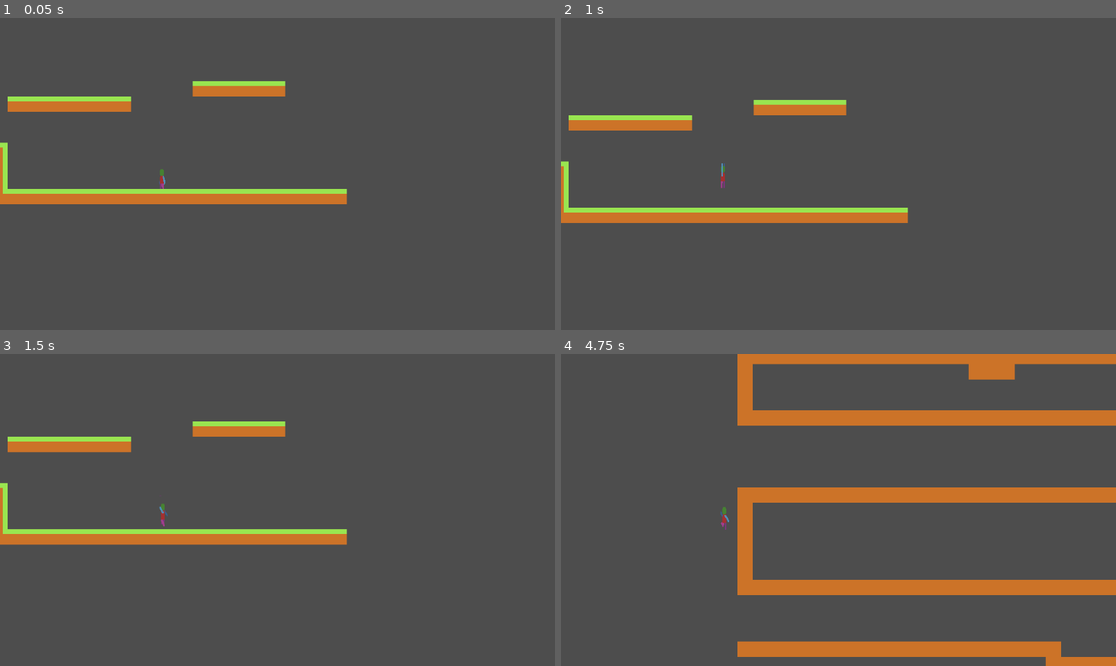
Above: before the commit, frames 1-4 (two rows, left to right).
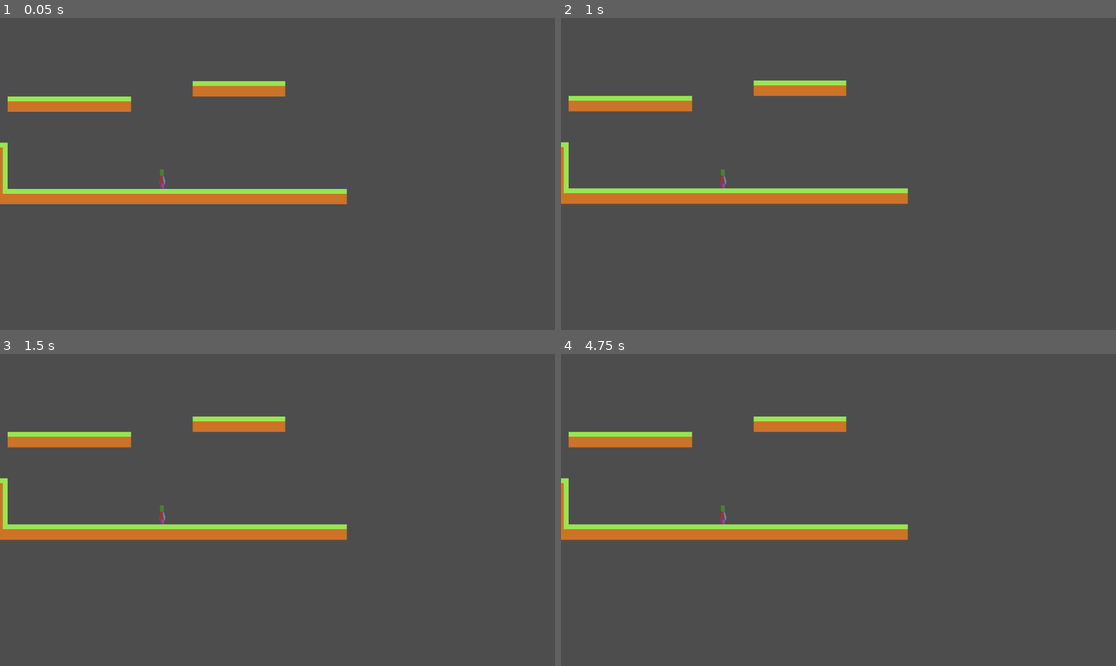
Above: after the commit, the same moments.

Repository: Koquin/Plane
Game: Godot game, scene res://scenes/world/world.tscn
The game is run twice, just before and just after one commit, with the same random seed, the same clock (stepped at 60 frames per second) and the same inputs.
Inputs:
- Up to frame 1 (0.05 s): no input
- Up to frame 2 (1 s): tap Enter at 0.5 s; hold D (move_right) from 0.53 s (still down); hold Space (jump) from 0.53 s (still down)
- Up to frame 3 (1.5 s): keep holding D (move_right); release Space (jump) at 1.28 s; tap Space (jump) at 1.35 s
- Up to frame 4 (4.75 s): tap Space (jump) at 1.52, 1.82, 2.85, 3.02, 3.32, 4.35, 4.52 s; release D (move_right) at 2.03 s; hold A (move_left) 2.03-2.78 s; hold Space (jump) 2.03-2.78 s; hold D (move_right) 2.78-4.28 s; hold Space (jump) 3.53-4.28 s; hold A (move_left) from 4.28 s (still down)

Frame 1 is identical in both runs. In frame 2, 10% of the frame differs, in the area x 0-63%, y 20-66%; in frame 3, 5.0%; in frame 4, 22%, in the area x 0-100%, y 0-100%.

Commit message:
chore(Player): Organizing the state machine/Creating the base for idle and turn states

Diff:
--- a/scenes/player/player.tscn
+++ b/scenes/player/player.tscn
@@ -1,13 +1,16 @@
-[gd_scene load_steps=36 format=3 uid="uid://bwkg4xy2sxpng"]
+[gd_scene load_steps=52 format=3 uid="uid://bwkg4xy2sxpng"]
 
 [ext_resource type="Script" uid="uid://bfjj4j7xo0utd" path="res://scripts/player/Player.gd" id="1_x1sy7"]
 [ext_resource type="Script" uid="uid://demne7pukhv2c" path="res://scenes/player/camera2d.gd" id="2_kvlxm"]
 [ext_resource type="Texture2D" uid="uid://p7pqsq4oxuho" path="res://art/character/BasePersonagem.png" id="3_4d7sh"]
 [ext_resource type="Script" uid="uid://vfhdklamj5nm" path="res://scripts/core/StateMachine.gd" id="4_q6r6c"]
-[ext_resource type="Script" uid="uid://dv0f4pbm3m38i" path="res://scripts/player/idle_facing_right_right_foot_front.gd" id="5_jx0ln"]
+[ext_resource type="Script" uid="uid://dv0f4pbm3m38i" path="res://scripts/player/state_machine/idle/idle_1.gd" id="5_jx0ln"]
 [ext_resource type="Script" uid="uid://dd8f86cbnnl51" path="res://scripts/player/IdleState.gd" id="5_kdubu"]
 [ext_resource type="Script" uid="uid://dri6uuwtbbl5o" path="res://scripts/player/RunningState.gd" id="6_kdubu"]
+[ext_resource type="Script" uid="uid://dwnx5crfb53ro" path="res://scripts/player/state_machine/idle/idle_2.gd" id="7_uf5tr"]
+[ext_resource type="Script" uid="uid://bjetvnxajl28j" path="res://scripts/player/state_machine/idle/idle_3.gd" id="8_lgqa7"]
 [ext_resource type="Script" uid="uid://b6th03kefbktr" path="res://scripts/player/FallingState.gd" id="8_rj586"]
+[ext_resource type="Script" uid="uid://mvkvywwkbt3w" path="res://scripts/player/state_machine/idle/idle_4.gd" id="9_8ydkj"]
 [ext_resource type="Script" uid="uid://hvp3h3gk2vky" path="res://scripts/player/TryingToHangState.gd" id="9_ir8iy"]
 [ext_resource type="Script" uid="uid://dh55gpmoh3gxm" path="res://scripts/player/RecoveringFromLowFallState.gd" id="10_ir8iy"]
 [ext_resource type="Script" uid="uid://buptolj7m0xe2" path="res://scripts/player/PreparingToJumpFromRunningState.gd" id="11_hqns4"]
@@ -17,100 +20,14 @@
 [ext_resource type="Script" uid="uid://coi0jsejqaxgj" path="res://scripts/player/JumpingFromRunningState.gd" id="14_nr8wp"]
 [ext_resource type="Script" uid="uid://bn60uu1tcgipv" path="res://scripts/player/JumpingFromHanggingState.gd" id="15_d2bti"]
 [ext_resource type="Script" uid="uid://bwaxbsn1chuwh" path="res://scripts/player/ClimbingLedgeState.gd" id="15_sm1rv"]
+[ext_resource type="Script" uid="uid://b3jrd1ef6h4w4" path="res://scripts/player/state_machine/turn/turn_1.gd" id="21_cnsyf"]
+[ext_resource type="Script" uid="uid://btbikggg6xxgy" path="res://scripts/player/state_machine/turn/turn_2.gd" id="22_007i1"]
+[ext_resource type="Script" uid="uid://b5t70krei6avv" path="res://scripts/player/state_machine/turn/turn_3.gd" id="23_6cv16"]
+[ext_resource type="Script" uid="uid://d0cvjl8ksm2lw" path="res://scripts/player/state_machine/turn/turn_4.gd" id="24_j4nxn"]
+[ext_resource type="Script" uid="uid://2y7q5hcy6hcy" path="res://scripts/player/PlayerInput.gd" id="25_007i1"]
 
 [sub_resource type="RectangleShape2D" id="RectangleShape2D_d21ai"]
 size = Vector2(136.13, 101.59041)
-
-[sub_resource type="Animation" id="Animation_4d7sh"]
-length = 0.001
-tracks/0/type = "value"
-tracks/0/imported = false
-tracks/0/enabled = true
-tracks/0/path = NodePath(".:frame_coords")
-tracks/0/interp = 1
-tracks/0/loop_wrap = true
-tracks/0/keys = {
-"times": PackedFloat32Array(0),
-"transitions": PackedFloat32Array(1),
-"update": 1,
-"values": [Vector2i(0, 1)]
-}
-tracks/1/type = "value"
-tracks/1/imported = false
-tracks/1/enabled = true
-tracks/1/path = NodePath(".:flip_h")
-tracks/1/interp = 1
-tracks/1/loop_wrap = true
-tracks/1/keys = {
-"times": PackedFloat32Array(0),
-"transitions": PackedFloat32Array(1),
-"update": 1,
-"values": [true]
-}
-tracks/2/type = "value"
-tracks/2/imported = false
-tracks/2/enabled = true
-tracks/2/path = NodePath(".:position")
-tracks/2/interp = 1
-tracks/2/loop_wrap = true
-tracks/2/keys = {
-"times": PackedFloat32Array(0),
-"transitions": PackedFloat32Array(1),
-"update": 0,
-"values": [Vector2(0, 0)]
-}
-tracks/3/type = "value"
-tracks/3/imported = false
-tracks/3/enabled = true
-tracks/3/path = NodePath("../CollisionShape2D:position")
-tracks/3/interp = 1
-tracks/3/loop_wrap = true
-tracks/3/keys = {
-"times": PackedFloat32Array(0),
-"transitions": PackedFloat32Array(1),
-"update": 0,
-"values": [Vector2(0, 5)]
-}
-tracks/4/type = "value"
-tracks/4/imported = false
-tracks/4/enabled = true
-tracks/4/path = NodePath("../CollisionShape2D:scale")
-tracks/4/interp = 1
-tracks/4/loop_wrap = true
-tracks/4/keys = {
-"times": PackedFloat32Array(0),
-"transitions": PackedFloat32Array(1),
-"update": 0,
-"values": [Vector2(0.05, 0.2)]
-}
-
-[sub_resource type="Animation" id="Animation_kvlxm"]
-resource_name = "Teste collision shape"
-length = 0.4
-tracks/0/type = "value"
-tracks/0/imported = false
-tracks/0/enabled = true
-tracks/0/path = NodePath("../CollisionShape2D:position")
-tracks/0/interp = 1
-tracks/0/loop_wrap = true
-tracks/0/keys = {
-"times": PackedFloat32Array(0.2, 0.3667, 0.4),
-"transitions": PackedFloat32Array(0.062500104, 0.028164113, 1),
-"update": 0,
-"values": [Vector2(0, -9), Vector2(0, -22), Vector2(0, 0)]
-}
-tracks/1/type = "value"
-tracks/1/imported = false
-tracks/1/enabled = true
-tracks/1/path = NodePath("../CollisionShape2D:scale")
-tracks/1/interp = 1
-tracks/1/loop_wrap = true
-tracks/1/keys = {
-"times": PackedFloat32Array(),
-"transitions": PackedFloat32Array(),
-"update": 0,
-"values": []
-}
 
 [sub_resource type="Animation" id="Animation_sm1rv"]
 resource_name = "climbing_ledge"
@@ -405,8 +322,6 @@
 
 [sub_resource type="AnimationLibrary" id="AnimationLibrary_ir8iy"]
 _data = {
-&"RESET": SubResource("Animation_4d7sh"),
-&"Teste collision shape": SubResource("Animation_kvlxm"),
 &"climbing_ledge": SubResource("Animation_sm1rv"),
 &"falling": SubResource("Animation_x0ka3"),
 &"hangging": SubResource("Animation_flf07"),
@@ -423,6 +338,38 @@
 &"starting_hangging_and_looking_back": SubResource("Animation_rjqkl")
 }
 
+[sub_resource type="Animation" id="Animation_kvlxm"]
+
+[sub_resource type="Animation" id="Animation_uf5tr"]
+
+[sub_resource type="Animation" id="Animation_lgqa7"]
+
+[sub_resource type="Animation" id="Animation_8ydkj"]
+
+[sub_resource type="AnimationLibrary" id="AnimationLibrary_3j4b4"]
+_data = {
+&"idle_1": SubResource("Animation_kvlxm"),
+&"idle_2": SubResource("Animation_uf5tr"),
+&"idle_3": SubResource("Animation_lgqa7"),
+&"idle_4": SubResource("Animation_8ydkj")
+}
+
+[sub_resource type="Animation" id="Animation_yj68g"]
+
+[sub_resource type="Animation" id="Animation_cnsyf"]
+
+[sub_resource type="Animation" id="Animation_007i1"]
+
+[sub_resource type="Animation" id="Animation_ioxgp"]
+
+[sub_resource type="AnimationLibrary" id="AnimationLibrary_6cv16"]
+_data = {
+&"turn_1_to_4": SubResource("Animation_yj68g"),
+&"turn_2_to_3": SubResource("Animation_cnsyf"),
+&"turn_3_to_2": SubResource("Animation_007i1"),
+&"turn_4_to_1": SubResource("Animation_ioxgp")
+}
+
 [node name="Player" type="CharacterBody2D"]
 script = ExtResource("1_x1sy7")
 metadata/_custom_type_script = "uid://bfjj4j7xo0utd"
@@ -470,29 +417,34 @@
 flip_h = true
 hframes = 8
 vframes = 29
-frame = 8
+frame = 9
 region_enabled = true
 region_rect = Rect2(0, 0, 256, 930)
 
 [node name="AnimationPlayer" type="AnimationPlayer" parent="Sprite2D"]
 libraries = {
-&"": SubResource("AnimationLibrary_ir8iy")
+&"": SubResource("AnimationLibrary_ir8iy"),
+&"idle": SubResource("AnimationLibrary_3j4b4"),
+&"turn": SubResource("AnimationLibrary_6cv16")
 }
 
 [node name="StateMachine" type="Node" parent="."]
 script = ExtResource("4_q6r6c")
 
-[node name="IdleState" type="Node" parent="StateMachine"]
+[node name="Idle" type="Node" parent="StateMachine"]
 script = ExtResource("5_kdubu")
 
-[node name="idle_facing_right_right_foot_front" type="Node" parent="StateMachine/IdleState"]
+[node name="idle_1" type="Node" parent="StateMachine/Idle"]
 script = ExtResource("5_jx0ln")
 
-[node name="idle_facing_right_left_foot_front" type="Node" parent="StateMachine/IdleState"]
-
-[node name="idle_facing_left_right_foot_front" type="Node" parent="StateMachine/IdleState"]
-
-[node name="idle_facing_left_left_foot_front" type="Node" parent="StateMachine/IdleState"]
+[node name="idle_2" type="Node" parent="StateMachine/Idle"]
+script = ExtResource("7_uf5tr")
+
+[node name="idle_3" type="Node" parent="StateMachine/Idle"]
+script = ExtResource("8_lgqa7")
+
+[node name="idle_4" type="Node" parent="StateMachine/Idle"]
+script = ExtResource("9_8ydkj")
 
 [node name="RunningState" type="Node" parent="StateMachine"]
 script = ExtResource("6_kdubu")
@@ -526,3 +478,20 @@
 
 [node name="ClimbingLedgeState" type="Node" parent="StateMachine"]
 script = ExtResource("15_sm1rv")
+
+[node name="Turn" type="Node" parent="StateMachine"]
+
+[node name="turn_1" type="Node" parent="StateMachine/Turn"]
+script = ExtResource("21_cnsyf")
+
+[node name="turn_2" type="Node" parent="StateMachine/Turn"]
+script = ExtResource("22_007i1")
+
+[node name="turn_3" type="Node" parent="StateMachine/Turn"]
+script = ExtResource("23_6cv16")
+
+[node name="turn_4" type="Node" parent="StateMachine/Turn"]
+script = ExtResource("24_j4nxn")
+
+[node name="PlayerInput" type="Node" parent="."]
+script = ExtResource("25_007i1")
--- a/scripts/player/Player.gd
+++ b/scripts/player/Player.gd
@@ -1,4 +1,4 @@
-class_name Character
+class_name Player
 extends CharacterBody2D
 
 var speed : float = 3.5
@@ -8,6 +8,7 @@
 var acceleration : float = 1
 @onready var state_machine = $StateMachine
 var tileMap: TileMapLayer
+@onready var input = $PlayerInput
 
 func _ready():
 	# Inicia o personagem no IdleState
@@ -17,6 +18,7 @@
 	tileMap = tm
 
 func _physics_process(delta):
+	input.update()
 	if not state_machine.is_in_state("HanggingState") and not state_machine.is_in_state("ClimbingLedgeState"):
 		velocity.y += gravity * delta
 	move_and_slide()
--- /dev/null
+++ b/scripts/player/PlayerInput.gd
@@ -0,0 +1,15 @@
+extends Node
+class_name PlayerInput
+
+var move_axis := 0.0
+var jump_pressed := false
+var jump_just_pressed := false
+var up_pressed := false
+var down_pressed := false
+
+func update():
+	move_axis = Input.get_axis("move_left", "move_right")
+	jump_just_pressed = Input.is_action_just_pressed("jump")
+	jump_pressed = Input.is_action_pressed("jump")
+	up_pressed = Input.is_action_pressed("move_up")
+	down_pressed = Input.is_action_pressed("move_down")
--- /dev/null
+++ b/scripts/player/state_machine/idle/idle_1.gd
@@ -0,0 +1,8 @@
+extends State
+class_name idle_1
+
+func Enter():
+	pass
+
+func Physics_update(delta: float) -> void:
+	pass
--- a/scripts/player/idle_facing_right_right_foot_front.gd
+++ b/scripts/player/state_machine/idle/idle_2.gd
@@ -1,8 +1,8 @@
 extends State
-class_name idle_facing_right_right_foot_front
+class_name idle_2
 
 func Enter():
-	parent.velocity.x += 40
+	pass
 
 func Physics_update(delta: float) -> void:
 	pass
--- /dev/null
+++ b/scripts/player/state_machine/idle/idle_3.gd
@@ -0,0 +1,8 @@
+extends State
+class_name idle_3
+
+func Enter():
+	pass
+
+func Physics_update(delta: float) -> void:
+	pass
--- /dev/null
+++ b/scripts/player/state_machine/idle/idle_4.gd
@@ -0,0 +1,8 @@
+extends State
+class_name idle_4
+
+func Enter():
+	pass
+
+func Physics_update(delta: float) -> void:
+	pass
--- /dev/null
+++ b/scripts/player/state_machine/turn/turn_1.gd
@@ -0,0 +1,11 @@
+extends Node
+
+
+# Called when the node enters the scene tree for the first time.
+func _ready() -> void:
+	pass # Replace with function body.
+
+
+# Called every frame. 'delta' is the elapsed time since the previous frame.
+func _process(delta: float) -> void:
+	pass
--- /dev/null
+++ b/scripts/player/state_machine/turn/turn_2.gd
@@ -0,0 +1,11 @@
+extends Node
+
+
+# Called when the node enters the scene tree for the first time.
+func _ready() -> void:
+	pass # Replace with function body.
+
+
+# Called every frame. 'delta' is the elapsed time since the previous frame.
+func _process(delta: float) -> void:
+	pass
--- /dev/null
+++ b/scripts/player/state_machine/turn/turn_3.gd
@@ -0,0 +1,11 @@
+extends Node
+
+
+# Called when the node enters the scene tree for the first time.
+func _ready() -> void:
+	pass # Replace with function body.
+
+
+# Called every frame. 'delta' is the elapsed time since the previous frame.
+func _process(delta: float) -> void:
+	pass
--- /dev/null
+++ b/scripts/player/state_machine/turn/turn_4.gd
@@ -0,0 +1,11 @@
+extends Node
+
+
+# Called when the node enters the scene tree for the first time.
+func _ready() -> void:
+	pass # Replace with function body.
+
+
+# Called every frame. 'delta' is the elapsed time since the previous frame.
+func _process(delta: float) -> void:
+	pass
Not shown, added: scripts/player/PlayerInput.gd.uid
Renamed: scripts/player/idle_facing_right_right_foot_front.gd.uid -> scripts/player/state_machine/idle/idle_1.gd.uid
Not shown, added: scripts/player/state_machine/idle/idle_2.gd.uid
Not shown, added: scripts/player/state_machine/idle/idle_3.gd.uid
Not shown, added: scripts/player/state_machine/idle/idle_4.gd.uid
Not shown, added: scripts/player/state_machine/turn/turn_1.gd.uid
Not shown, added: scripts/player/state_machine/turn/turn_2.gd.uid
Not shown, added: scripts/player/state_machine/turn/turn_3.gd.uid
Not shown, added: scripts/player/state_machine/turn/turn_4.gd.uid
